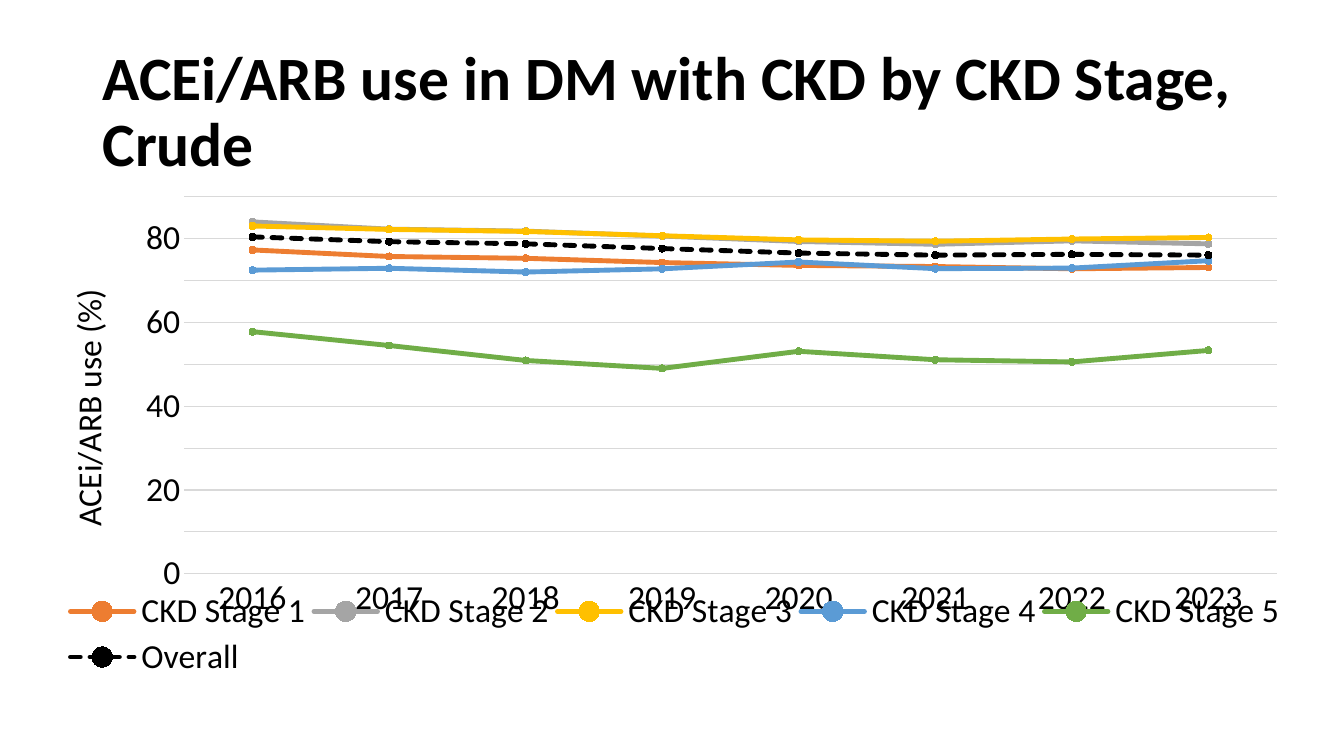
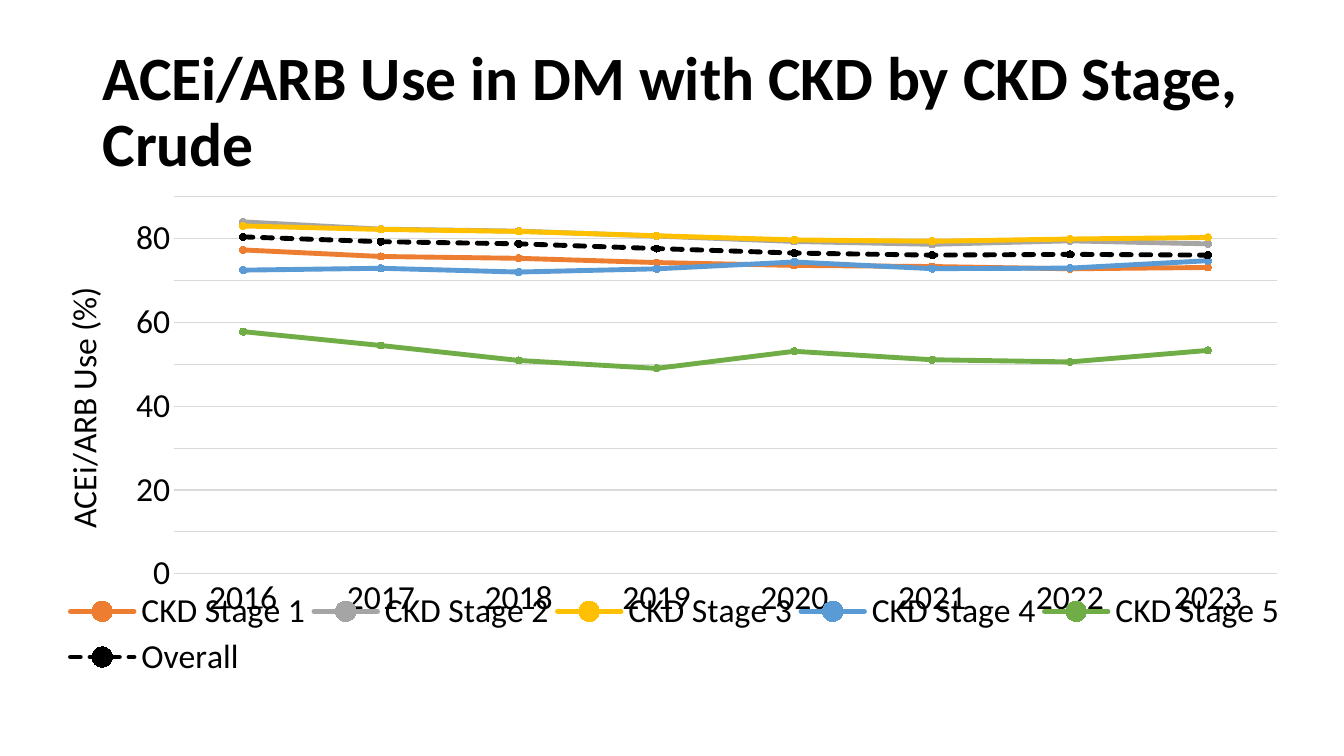
Before and after one commit to CDCgov/nccdphp-ddt-kdss, a slide deck: slide 9 of CKDSurveillance/PPT/Q814.pptx. Drawn at 1344x756 pixels with LibreOffice and Linux fonts; fonts in the diff are those of the drawing; background and template pictures are left out. Boxes give left, top, right and bottom in pixels: in the first picture for what was removed or moved away, otherwise in the second. Text is boxed around its words. In the diff, an @@ line names an element or a change of style, - is before the commit and + after.

```diff
--- a/CKDSurveillance/PPT/Q814.pptx
+++ b/CKDSurveillance/PPT/Q814.pptx
@@ title at (102, 56, 1238, 167): text changed @@
-ACEi/ARB use in DM with CKD by CKD Stage, Crude
+ACEi/ARB Use in DM with CKD by CKD Stage, Crude
@@ line chart at (42, 187, 1303, 691) @@
@@ value axis title "ACEi/ARB use (%) " to "ACEi/ARB Use (%) " @@
```
Also in this commit, not shown: 9 other slides changed, 3 other files.
